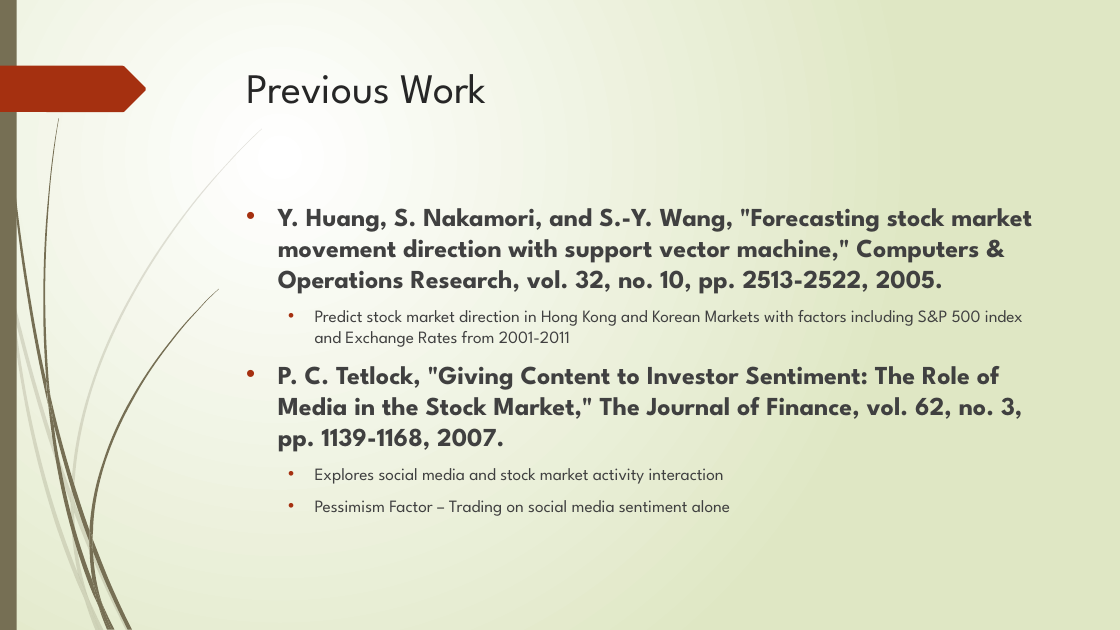
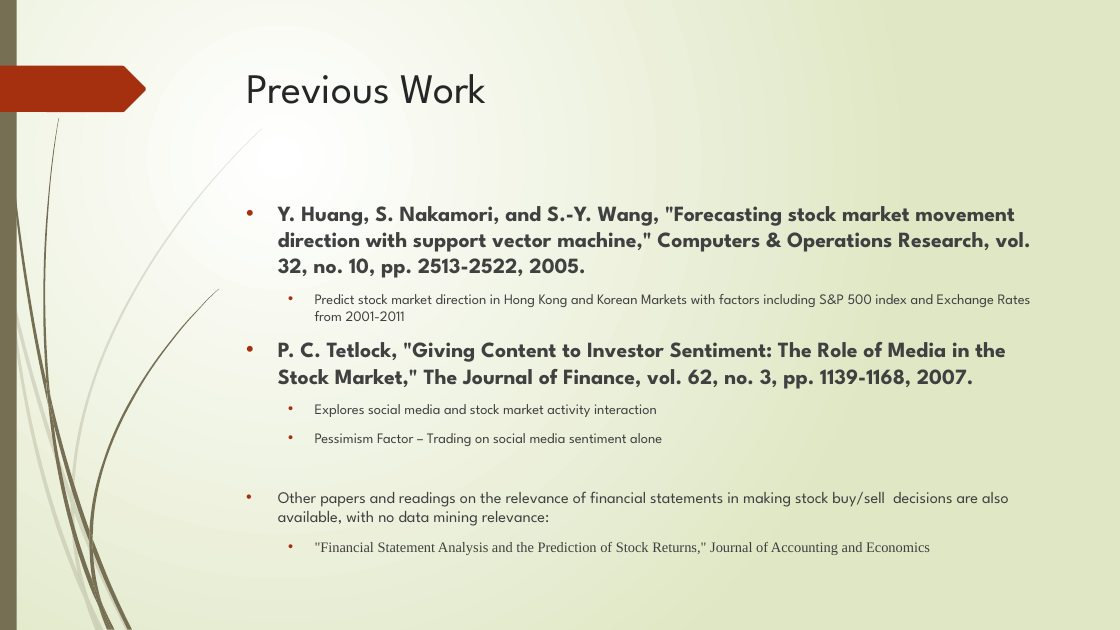
Before and after one commit to jm0rt1/value-investing-data-mining, a slide deck: slide 4 of docs/assignments/final paper/James_Mortensen_Final_Presentation.pptx. Drawn at 1120x630 pixels with LibreOffice and Linux fonts; fonts in the diff are those of the drawing. Boxes give left, top, right and bottom in pixels: in the first picture for what was removed or moved away, otherwise in the second. Text is boxed around its words. In the diff, an @@ line names an element or a change of style, - is before the commit and + after.

Commit message:
final paper and presentatioon

```diff
--- a/docs/assignments/final paper/James_Mortensen_Final_Presentation.pptx
+++ b/docs/assignments/final paper/James_Mortensen_Final_Presentation.pptx
@@ text at (x1=278, y1=206, x2=1031, y2=446): size 22.2 to 18.6 pt in "Y. Huang, S. Nakamori, and S.-Y. Wang, ...", "P. C. Tetlock, "Giving Content to Investor ..."; size 14.8 to 12.4 pt in "Predict stock market direction in Hong Kong ...", "Explores social media and stock market activity ...", "Pessimism Factor – Trading on social media ..." @@
@@ text at (x1=278, y1=491, x2=1009, y2=555): paragraphs added @@
+• Other papers and readings on the relevance of financial statements in making stock buy/sell decisions are also available, with no data mining relevance:
+  • "Financial Statement Analysis and the Prediction of Stock Returns," Journal of Accounting and Economics
```
Also in this commit, not shown: 5 other slides changed, 2 other files.
